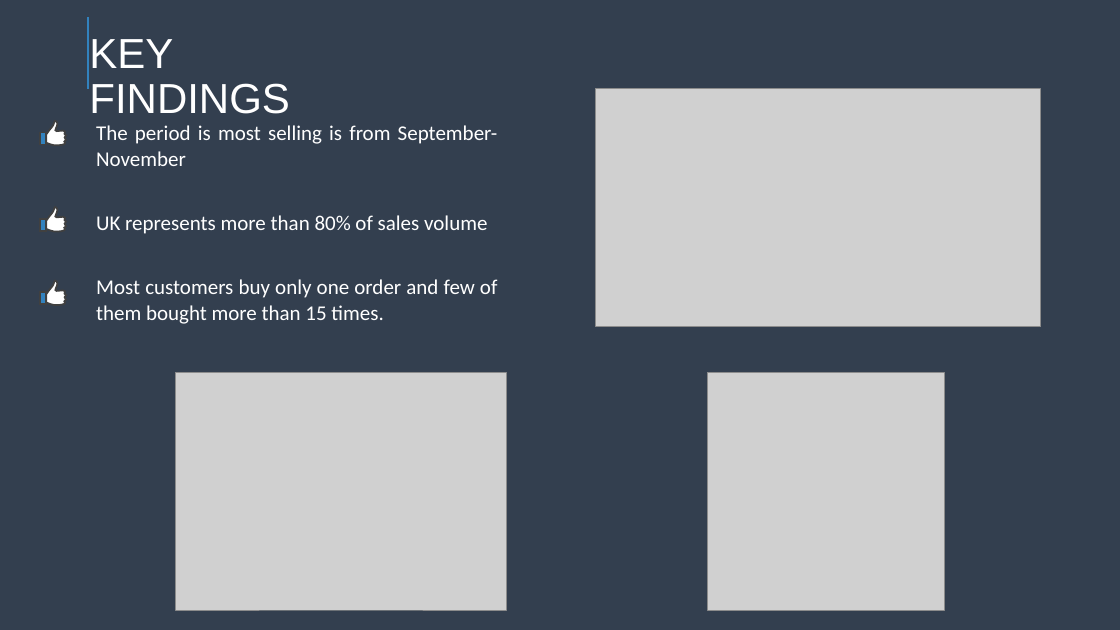
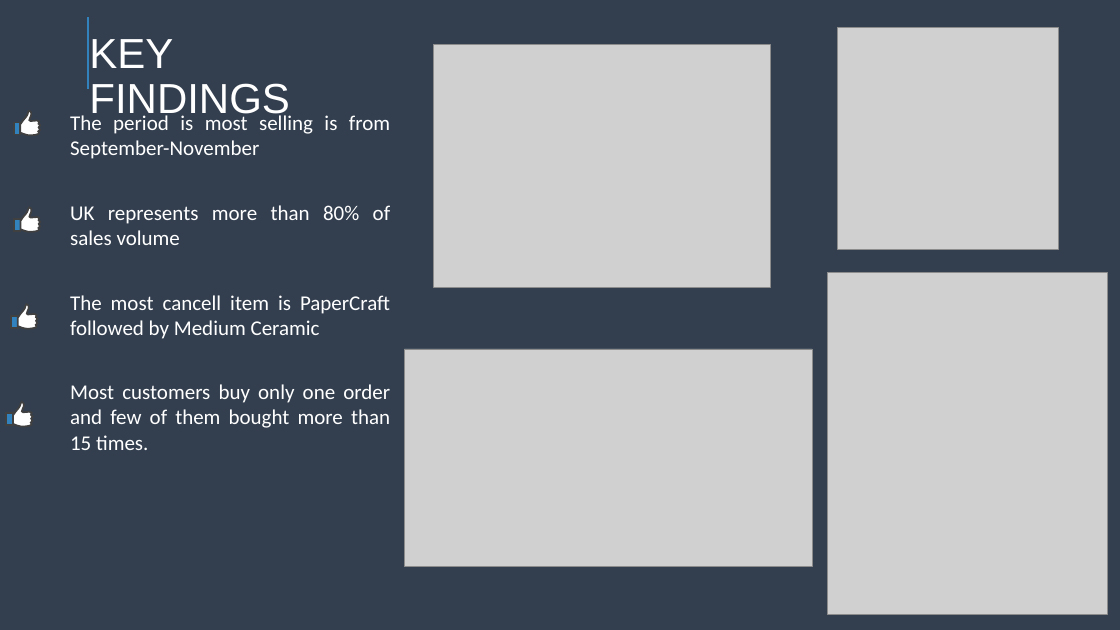
Before and after one commit to Debs86/Business_Cases_Projects, a slide deck: slide 3 of BC4/BC4 RECOMMENDER SYSTEM 03.05.pptx. Drawn at 1120x630 pixels with LibreOffice and Linux fonts; fonts in the diff are those of the drawing; grey boxes stand for pictures. Boxes give left, top, right and bottom in pixels: in the first picture for what was removed or moved away, otherwise in the second. Text is boxed around its words. In the diff, an @@ line names an element or a change of style, - is before the commit and + after.

```diff
--- a/BC4/BC4 RECOMMENDER SYSTEM 03.05.pptx
+++ b/BC4/BC4 RECOMMENDER SYSTEM 03.05.pptx
@@ picture: place and size @@
-picture at <box>708,372,945,610</box>
+picture at <box>838,28,1058,250</box>
@@ picture: place and size @@
-picture at <box>176,372,506,610</box>
+picture at <box>434,45,770,287</box>
@@ freeform shape: place and size @@
-freeform shape at <box>46,121,66,145</box>
+freeform shape at <box>20,111,40,135</box>
@@ text "The period is most selling ...": place and size @@
-text "The period is most selling ..." at <box>96,125,498,324</box>
+text "The period is most selling ..." at <box>70,113,390,450</box>
@@ rectangle: place and size @@
-rectangle at <box>39,133,46,145</box>
+rectangle at <box>13,123,20,134</box>
@@ freeform shape: place and size @@
-freeform shape at <box>46,207,66,231</box>
+freeform shape at <box>20,208,40,232</box>
@@ rectangle: place and size @@
-rectangle at <box>39,218,46,230</box>
+rectangle at <box>14,219,21,231</box>
@@ text at <box>70,295,390,339</box>: paragraph added @@
+The most cancell item is PaperCraft followed by Medium Ceramic
@@ picture added at <box>828,273,1107,615</box> @@
@@ rectangle: place and size @@
-rectangle at <box>39,292,46,304</box>
+rectangle at <box>11,316,18,328</box>
@@ freeform shape: place and size @@
-freeform shape at <box>46,281,66,305</box>
+freeform shape at <box>18,304,38,329</box>
@@ picture: place and size @@
-picture at <box>596,89,1041,327</box>
+picture at <box>405,349,812,566</box>
@@ rectangle added at <box>6,413,13,425</box>, fill #3282BE, outline #404040 1.5 pt @@
@@ freeform shape added at <box>13,402,33,427</box>, fill #FFFFFF, outline #404040 1.5 pt @@
```
Also in this commit, not shown: 1 other slide changed.
